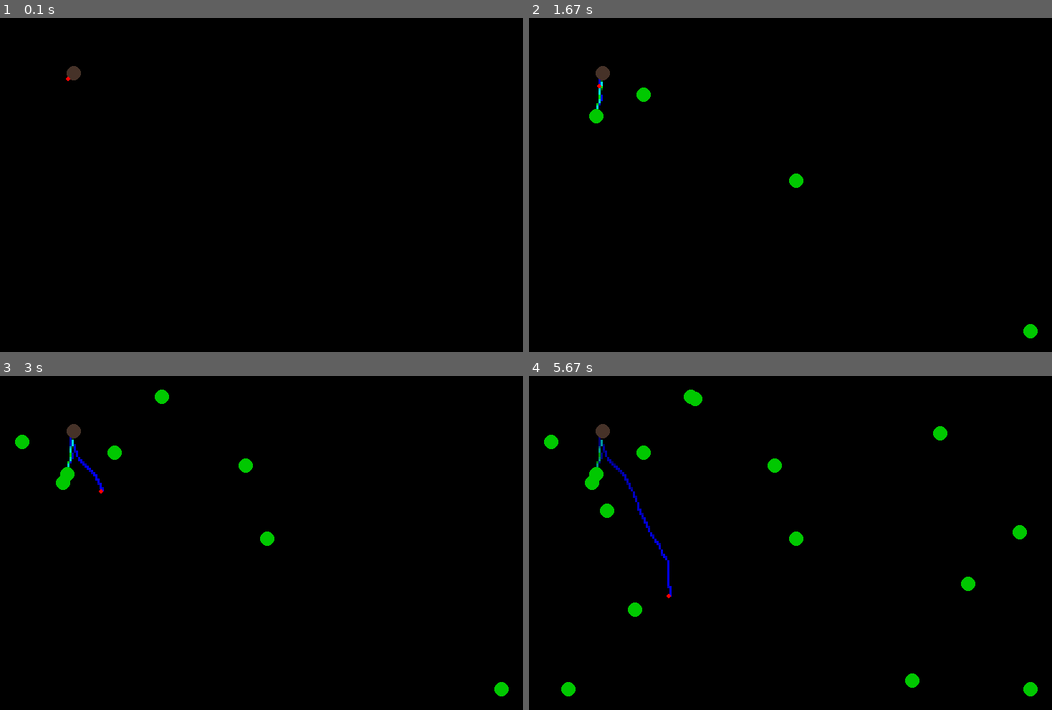
Above: before the commit, frames 1-4 (two rows, left to right).
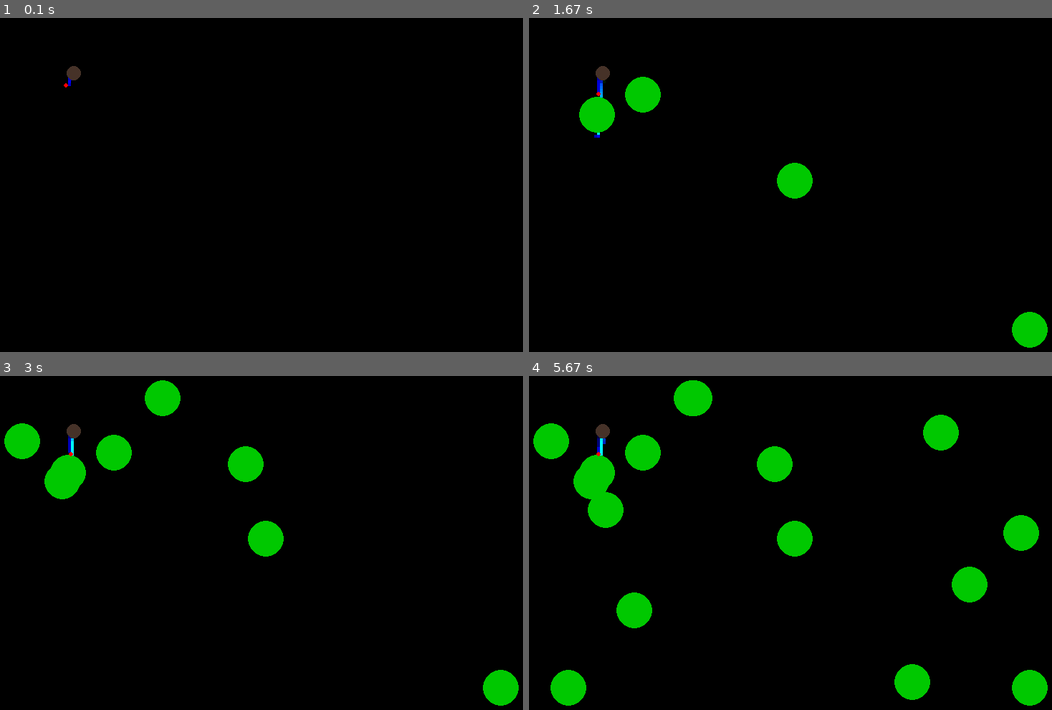
Above: after the commit, the same moments.

Repository: lucasthierry17/Ant_Project
Game: pygame game, started from test.py
Same seed, same stepped clock (60 frames per second), same inputs: the game is played once before the commit and once after it.
Inputs (mouse positions are in pixels of both pictures, inside the frame that each line leads up to):
- Up to frame 1 (0.1 s): no input
- Up to frame 2 (1.67 s): click (795, 181) at 0.38 s; click (596, 114) at 0.72 s; click (1031, 331) at 1.05 s; click (644, 94) at 1.38 s
- Up to frame 3 (3 s): click (245, 466) at 1.72 s; click (162, 399) at 2.05 s; click (20, 442) at 2.38 s; click (62, 482) at 2.72 s
- Up to frame 4 (5.67 s): click (942, 432) at 3.05 s; click (607, 512) at 3.38 s; click (968, 583) at 3.72 s; click (696, 399) at 4.05 s; click (1020, 532) at 4.38 s; click (910, 683) at 4.72 s; click (570, 689) at 5.05 s; click (638, 609) at 5.38 s

The runs differ from the first frame. In frame 1, less than 0.1% of the frame differs, in the area x 12-14%, y 17-21%; in frame 2, 2.0%; in frame 3, 3.6%; in frame 4, 7.1%, in the area x 0-100%, y 1-99%.

Commit message:
Code for cleanup and commenting

Diff:
--- a/test.py
+++ b/test.py
@@ -5,12 +5,12 @@
 
 WIDTH, HEIGHT = 900, 600
 NUM_ANTS = 1
-PRATIO = 3  # Ratio between screen and phero_grid
+PRATIO = 4  # Ratio between screen and phero_grid
 NEST = (WIDTH // 5, HEIGHT // 4)
 VSYNC = True
 SHOWFPS = True
-FOOD_RADIUS = 10
-SPEED= 1
+FOOD_RADIUS = 25
+SPEED= 2
 NEST_SIZE = 10
 HOME_PHEROMONE = 200
 FOOD_PHEROMONE = 100
@@ -69,16 +69,16 @@
         if pheromone_value > 255:
             pheromone_value = 255
         if scaled_pos != self.last_sdp:
-            self.phero.img_array[scaled_pos] += (0, FOOD_PHEROMONE, 0)
+            self.phero.img_array[scaled_pos] += (0, pheromone_value, 0)
 
     def update_without_food(self, randDir, scaled_pos):
         random_angle = random.uniform(-8, 8)
         self.desireDir = self.desireDir.rotate(random_angle)
         if food_sources:
-            self.update_with_food_sources(randDir, scaled_pos)
+            self.update_with_food_sources(scaled_pos)
         else:
             #self.move_towards_food(scaled_pos, 1)
-            self.last_try(scaled_pos)
+            self.follow_pheromones(scaled_pos, 1)
         if self.last_sdp != scaled_pos:
             self.phero.img_array[scaled_pos] += (0, 0, HOME_PHEROMONE)
 
@@ -86,10 +86,9 @@
         self.desireDir = self.desireDir.rotate(random.uniform(*self.angle_range))
 
 
-    def update_with_food_sources(self, randDir, scaled_pos):
+    def update_with_food_sources(self, scaled_pos):
         min_distance = float("inf")
         nearest_food = None
-        random_scale = 0.11
         for food in food_sources:
             distance = self.calculate_distance(scaled_pos, food)
             if distance < min_distance:
@@ -101,10 +100,9 @@
 
                 elif min_distance < (FOOD_RADIUS / 2):
                     self.desireDir = pygame.Vector2(nearest_food[0] - scaled_pos[0], nearest_food[1] - scaled_pos[1]).normalize()
+
                 else:
-                    #self.adjust_direction(scaled_pos, 1)
-                    #self.move_towards_food(scaled_pos, 1)
-                    self.last_try(scaled_pos)
+                    self.follow_pheromones(scaled_pos, 2)
     def move(self):
         self.x += self.desireDir[0] * SPEED
         self.y += self.desireDir[1] * SPEED
@@ -125,52 +123,32 @@
         return self.x, self.y
 
 
-    """def move_towards_food(self, scaled_pos, channel):
-        directions = [pygame.Vector2(0, -1), pygame.Vector2(-1, 0), pygame.Vector2(1, 0), pygame.Vector2(0, 1)]
-        up = self.phero.img_array[scaled_pos[0], scaled_pos[1] - 1, channel]
-        right = self.phero.img_array[scaled_pos[0] + 1, scaled_pos[1], channel]
-        left = self.phero.img_array[scaled_pos[0] -1, scaled_pos[1], channel]
-        down = self.phero.img_array[scaled_pos[0], scaled_pos[1] +1, channel]
-        print(up, right, left, down)
-        if left == right == up == down == 0:
+    def follow_pheromones(self, scaled_pos, channel): # this function is not done, do not change anything
+        right_sensor_dir = self.desireDir.rotate(-90).normalize() *2
+        left_sensor_dir = self.desireDir.rotate(90).normalize() *2
+        straight_sensor_dir = self.desireDir.normalize() *2
+        #print(right_sensor_dir, left_sensor_dir, straight_sensor_dir)
+
+        right_sensor_index = (int(scaled_pos[0] + right_sensor_dir[0]), int(scaled_pos[1] + right_sensor_dir[1]))
+        left_sensor_index = (int(scaled_pos[0] + left_sensor_dir[0]), int(scaled_pos[1] + left_sensor_dir[1]))
+        straight_sensor_index = (int(scaled_pos[0] + straight_sensor_dir[0]), int(scaled_pos[1] + straight_sensor_dir[1]))
+        #print(right_sensor_index, left_sensor_index, straight_sensor_index)
+
+        right = self.phero.img_array[right_sensor_index[0], right_sensor_index[1]][channel]
+        left = self.phero.img_array[left_sensor_index[0], left_sensor_index[1]][channel]
+        straight = self.phero.img_array[straight_sensor_index[0], straight_sensor_index[1]][channel]
+        #print(left, right, straight)
+
+        if right == left == straight:
             self.random_walk()
-        else:
-            if up < min(right, left, down):
-                self.desireDir = directions[0]
-                print("up: ", up)
-
-            elif right < min(left, down):
-                self.desireDir = directions[2]
-                print("right: ", right)
-            elif left < down:
-                self.desireDir = directions[1]
-                print("left: ", left)
+            #print("went random")
+        else:
+            if right > max(left, straight):
+                self.desireDir = right_sensor_dir
+            elif left > straight:
+                self.desireDir = left_sensor_dir
             else:
-                self.desireDir = directions[3]
-                print("down: ", down)"""
-
-    def last_try(self, scaled_pos):
-        right_sensor_dir = self.desireDir.rotate(-10)
-        left_sensor_dir = self.desireDir.rotate(10)
-        straight_sensor_dir = self.desireDir
-
-        right_sensor_index = (int(scaled_pos[0] + right_sensor_dir[0]), int(scaled_pos[1] + right_sensor_dir[1]))
-        left_sensor_index = (int(scaled_pos[0] + left_sensor_dir.x), int(scaled_pos[1] + left_sensor_dir[1]))
-        straight_sensor_index = (int(scaled_pos[0] + straight_sensor_dir.x), int(scaled_pos[1] + straight_sensor_dir[1]))
-
-        right = self.phero.img_array[right_sensor_index[0], right_sensor_index[1]][1]
-        left = self.phero.img_array[left_sensor_index[0], left_sensor_index[1]][1]
-        straight = self.phero.img_array[straight_sensor_index[0], straight_sensor_index[1]][1]
-
-        if right > max(left, straight):
-            self.desireDir = right_sensor_dir
-            print("right")
-        elif left > straight:
-            self.desireDir = left_sensor_dir
-            print("left")
-        else:
-            self.desireDir = straight_sensor_dir
-            print("straight")
+                self.desireDir = straight_sensor_dir
 
 class Pheromones:
     def __init__(self, bigSize):
